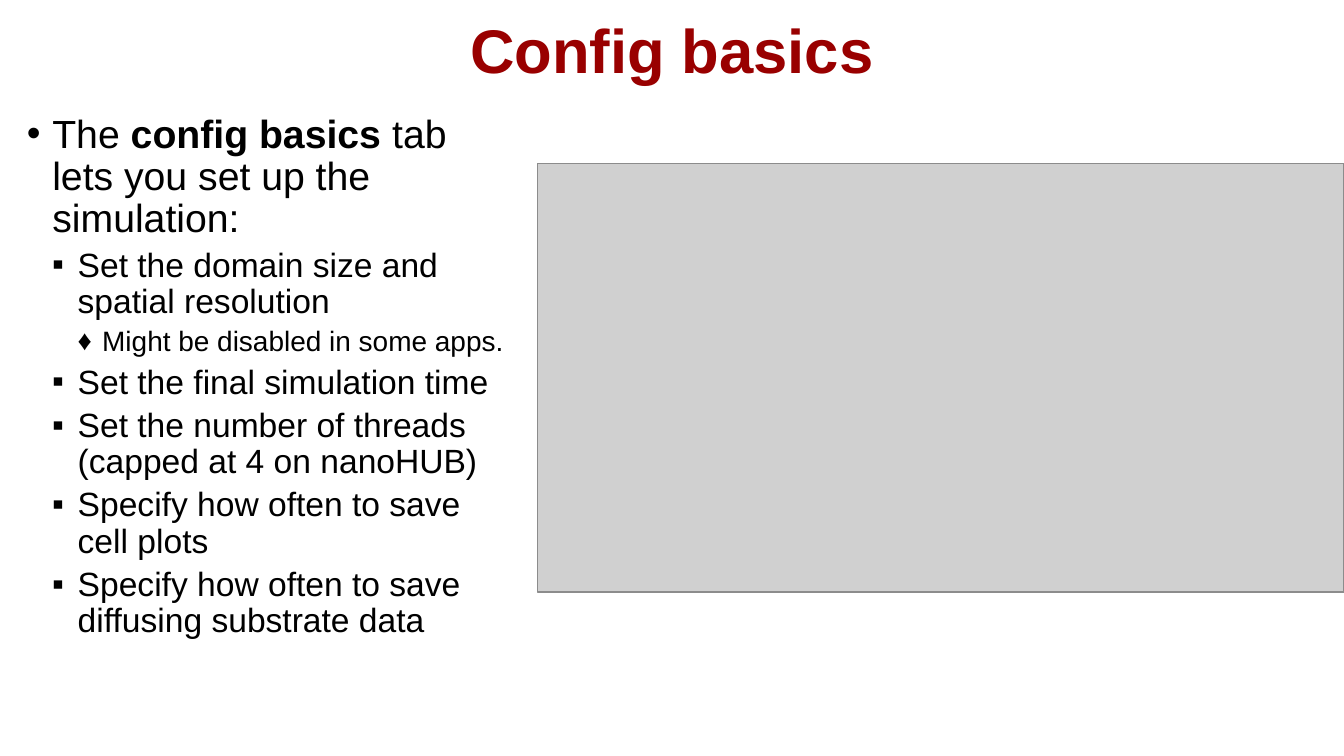
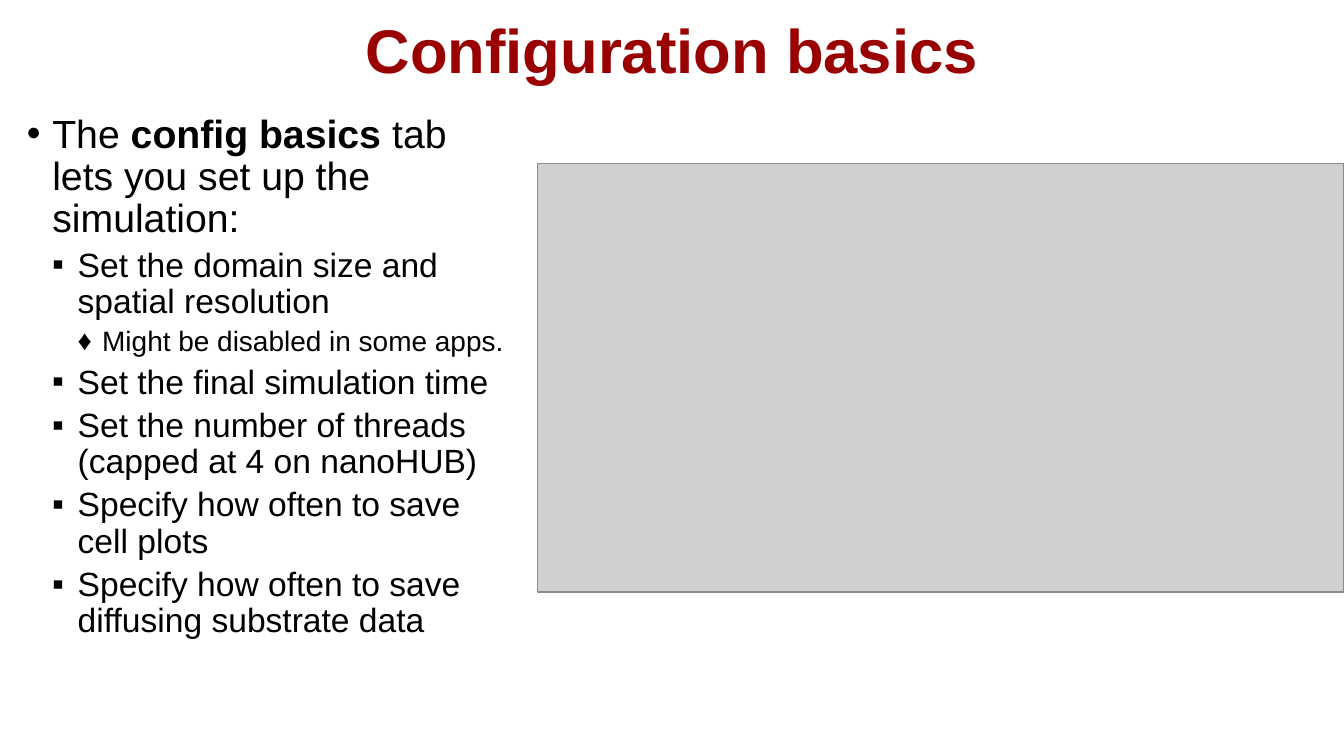
Before and after one commit to physicell-training/02-How-to-nanoHUB, a slide deck: slide 8 of pptx_source/02-How-to-nanoHUB.pptx. Drawn at 1344x756 pixels with LibreOffice and Linux fonts; fonts in the diff are those of the drawing; grey boxes stand for pictures; background and template pictures are left out. Boxes give left, top, right and bottom in pixels: in the first picture for what was removed or moved away, otherwise in the second. Text is boxed around its words. In the diff, an @@ line names an element or a change of style, - is before the commit and + after.

```diff
--- a/pptx_source/02-How-to-nanoHUB.pptx
+++ b/pptx_source/02-How-to-nanoHUB.pptx
@@ title at (366,28,978,85): text changed @@
-Config basics
+Configuration basics
```
Also in this commit, not shown: 6 other slides changed.
